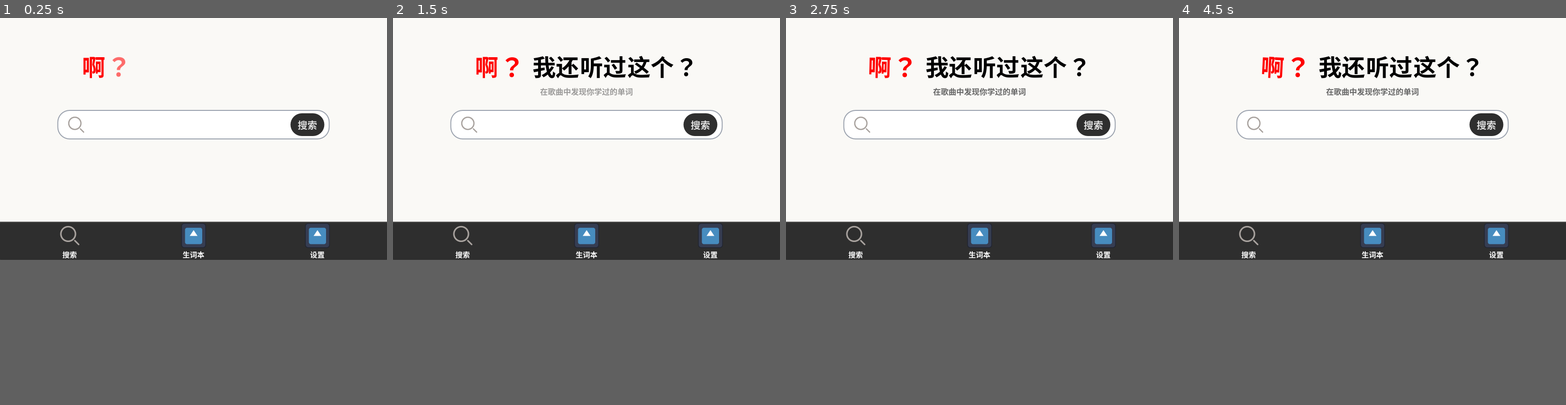
Above: before the commit, frames 1-4 (left to right).
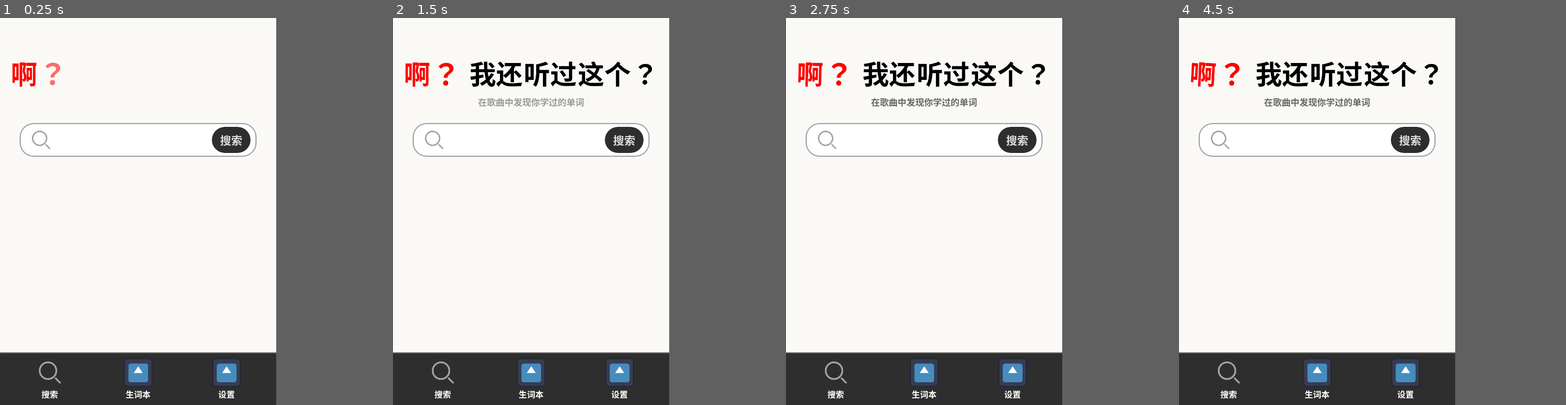
Above: after the commit, the same moments.

Repository: xingguix/wait-ive-heard-this
Game: Godot game, scene res://main_tab.tscn
Same seed, same stepped clock (60 frames per second), same inputs: the game is played once before the commit and once after it. The engine's default icon, where the game draws it, is replaced by a stand-in: a white triangle on a blue panel in a dark square.
Inputs (mouse positions are in pixels of both pictures, inside the frame that each line leads up to):
- Up to frame 1 (0.25 s): no input
- Up to frame 2 (1.5 s): click "搜索" at 0.5 s; click (462, 242) at 1.25 s
- Up to frame 3 (2.75 s): click (979, 242) at 2 s
- Up to frame 4 (4.5 s): click (1496, 242) at 2.75 s; click "搜索" at 3.5 s; click (1248, 242) at 4.25 s
In our replay, the window is 800x500 before the commit and 571x800 after it. These sizes can differ from the game's own. Grey fills any space a smaller window leaves; there, only what the larger window draws over its background counts as a difference.

The runs differ from the first frame. In frame 1, 22% of the frame differs, in the area x 0-100%, y 10-100%; in frame 2, 24%; in frame 3, 24%, in the area x 0-100%, y 9-100%; in frame 4, 24%.

Commit message:
调整分辨率

Diff:
--- a/main_search.tscn
+++ b/main_search.tscn
@@ -172,9 +172,9 @@
 anchor_top = 0.5
 anchor_right = 1.0
 anchor_bottom = 0.5
-offset_left = 237.0
+offset_left = 71.0
 offset_top = 35.0
-offset_right = -237.0
+offset_right = -71.0
 offset_bottom = 157.0
 grow_horizontal = 2
 grow_vertical = 2
--- a/main_tab.tscn
+++ b/main_tab.tscn
@@ -23,7 +23,7 @@
 [node name="MainSceneControl" type="Control" parent="VBoxContainer" unique_id=2016242797]
 layout_mode = 2
 size_flags_vertical = 3
-size_flags_stretch_ratio = 5.5
+size_flags_stretch_ratio = 6.52
 
 [node name="Control" parent="VBoxContainer/MainSceneControl" unique_id=661203023 instance=ExtResource("1_8yunk")]
 layout_mode = 1
--- a/project.godot
+++ b/project.godot
@@ -22,8 +22,8 @@
 
 [display]
 
-window/size/viewport_width=1600
-window/size/viewport_height=1000
+window/size/viewport_width=1000
+window/size/viewport_height=1400
 
 [physics]
 
